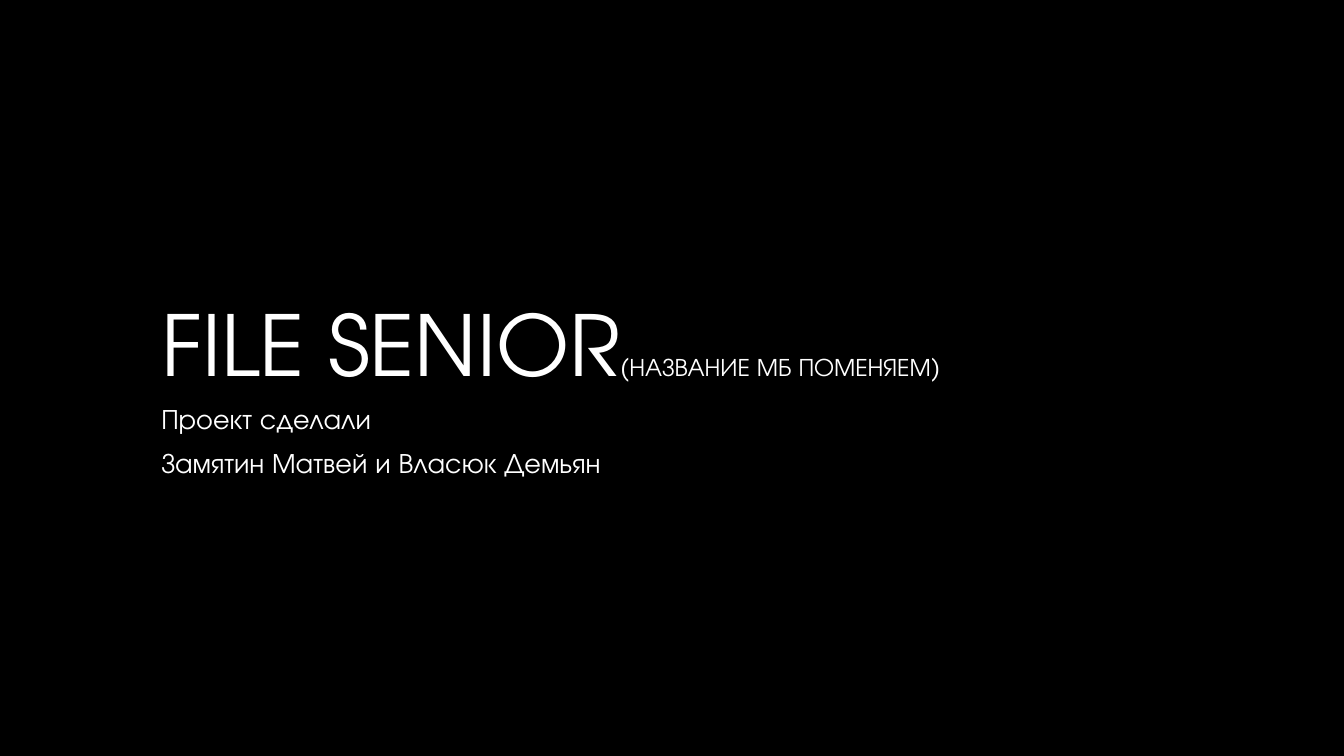
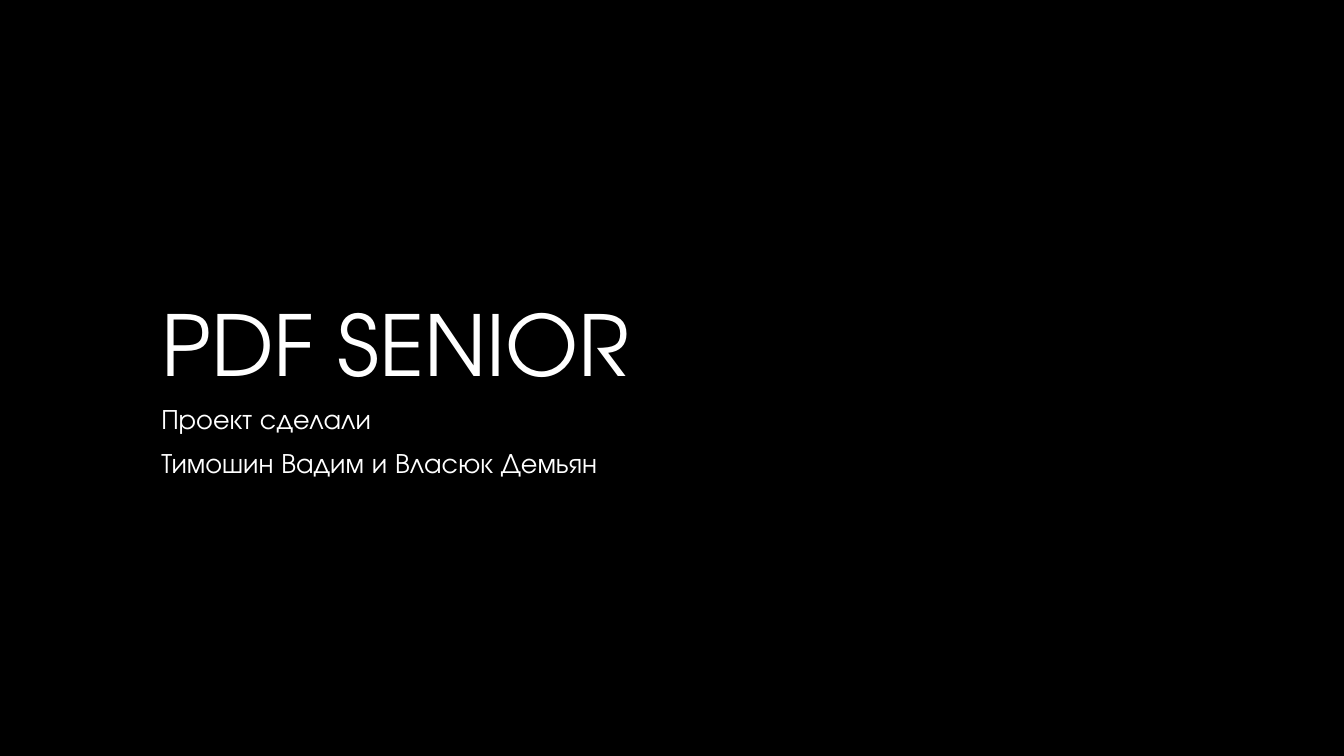
Before and after one commit to FirendEndlire/File_Senior, a slide deck: slide 1 of INFORMATION_FOR_PEOPLE/File Senior(название мб поменяем).pptx. Drawn at 1344x756 pixels with LibreOffice and Linux fonts; fonts in the diff are those of the drawing; background and template pictures are left out. Boxes give left, top, right and bottom in pixels: in the first picture for what was removed or moved away, otherwise in the second. Text is boxed around its words. In the diff, an @@ line names an element or a change of style, - is before the commit and + after.

```diff
--- a/INFORMATION_FOR_PEOPLE/File Senior(название мб поменяем).pptx
+++ b/INFORMATION_FOR_PEOPLE/File Senior(название мб поменяем).pptx
@@ title at (161, 312, 630, 415): text changed; size 18 to 60 pt @@
-FILE SENIOR(НАЗВАНИЕ МБ ПОМЕНЯЕМ)
+PDF SENIOR
@@ subtitle at (161, 454, 597, 477): text changed @@
-Замятин Матвей и Власюк Демьян
+Тимошин Вадим и Власюк Демьян
```
Also in this commit, not shown: 1 other slide changed, 1 slide added, 2 slides removed, 1 other file.
